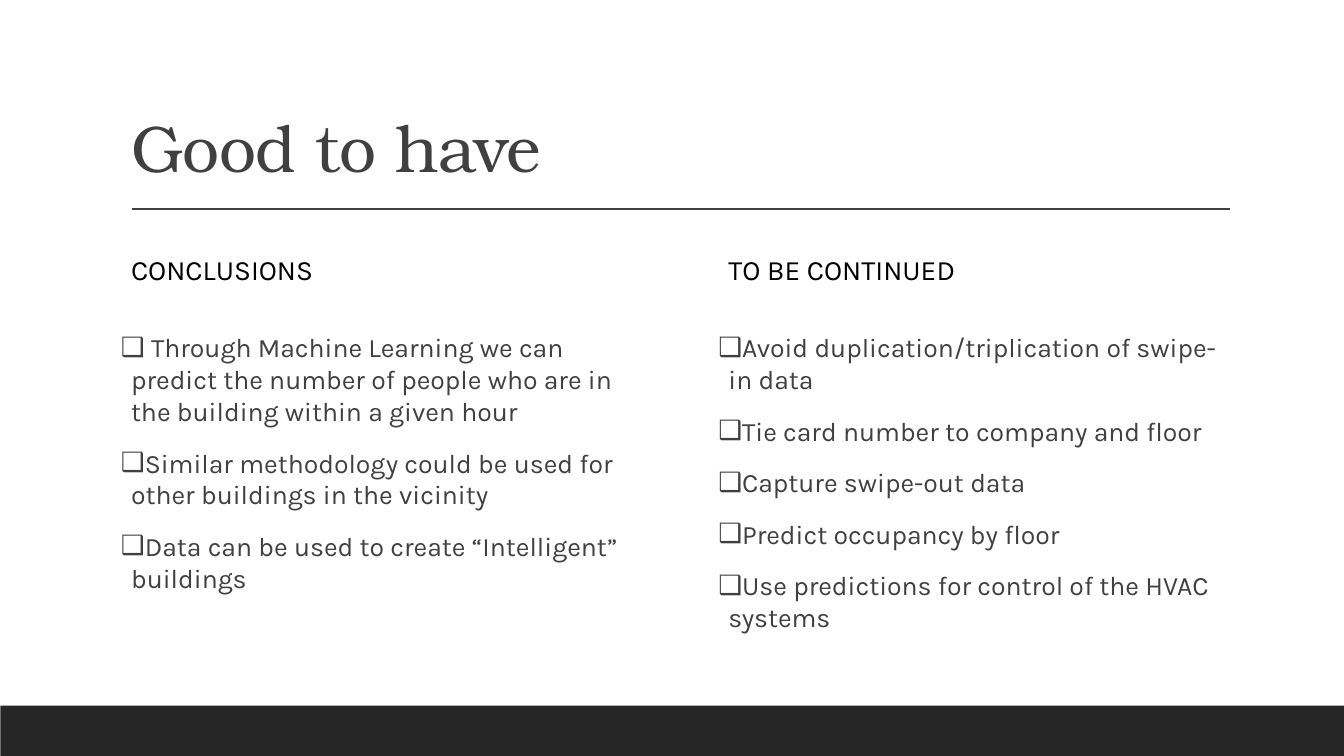
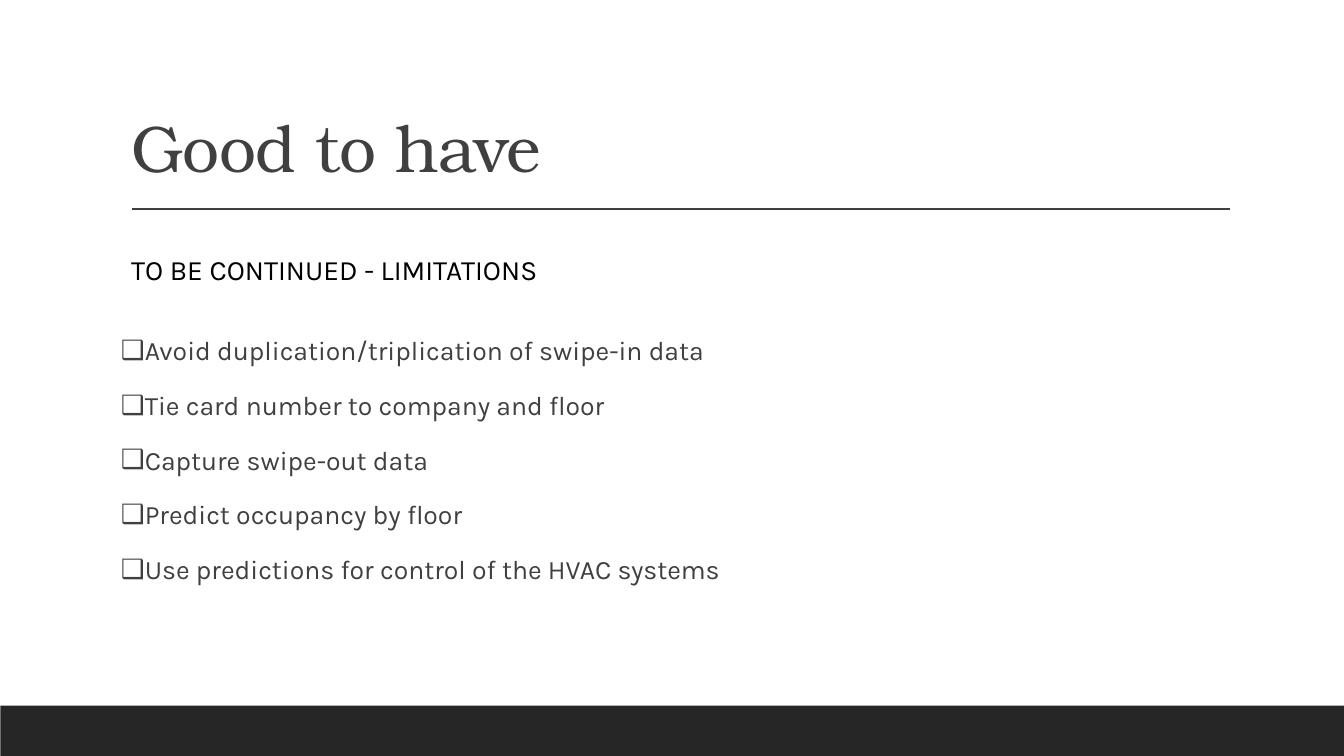
Before and after one commit to tdesai1969/Building_Utilization, a slide deck: slide 10 of Chicago Office Building.pptx (slide 12 before the commit). Drawn at 1344x756 pixels with LibreOffice and Linux fonts; fonts in the diff are those of the drawing. Boxes give left, top, right and bottom in pixels: in the first picture for what was removed or moved away, otherwise in the second. Text is boxed around its words. In the diff, an @@ line names an element or a change of style, - is before the commit and + after.

```diff
--- a/Chicago Office Building.pptx
+++ b/Chicago Office Building.pptx
@@ text at (x1=131, y1=262, x2=538, y2=281): text changed @@
-TO BE CONTINUED
+TO BE CONTINUED - LIMITATIONS
@@ text removed at (x1=131, y1=262, x2=313, y2=281) @@
-CONCLUSIONS
@@ text "Avoid duplication/triplication of swipe-in data" moved from (x1=728, y1=337, x2=1215, y2=634) to (x1=145, y1=340, x2=720, y2=586) @@
@@ text "Avoid duplication/triplication of swipe-in data" at (x1=145, y1=340, x2=720, y2=586): line spacing 1 to 1.1 @@
@@ text removed at (x1=131, y1=338, x2=618, y2=595) @@
-❑ Through Machine Learning we can predict the number of people who are in the building within a given hour
-❑ Similar methodology could be used for other buildings in the vicinity
-❑ Data can be used to create “Intelligent” buildings
```
Also in this commit, not shown: 3 other slides changed, 1 slide added, 2 slides removed.
